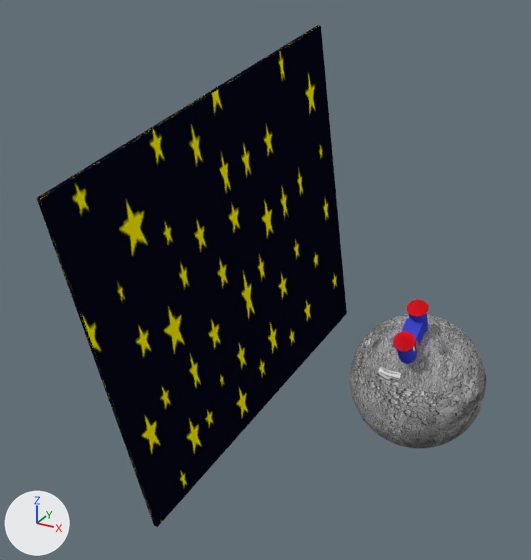
Before and after pictures for a commit that changed the Blender file maanluftkasteel.blend.
Camera for both pictures: a 50 mm lens placed at (4.35, -15.12, 12.46), pointed at (-4.39, 0.77, 4.51). The lights are fixed; the arrows at lower left show +X, +Y and +Z.
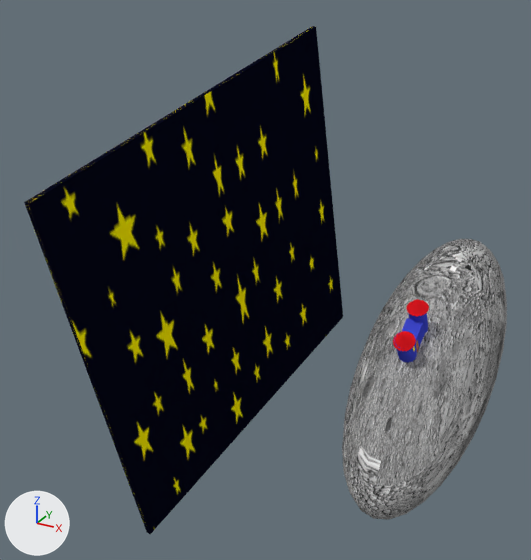
The change, as a list of edits to the scene's bpy script:
```text
Change ob_cube_001:
    ob_cube_001.location: (-5.79, 2.11, 4.14) -> (-5.79, 1.78, 4.14)
Change ob_sphere:
    ob_sphere.location: (-0.06, 0.89, 2.61) -> (0.04, 1.59, 2.84)
    ob_sphere.rotation_euler: (0.0, 0.0, 0.0) -> (0.36, 0.00942, 0.0449)  # degrees (0, 0, 0) -> degrees (21, 0.5, 2.6)
    ob_sphere.scale: (1.7, 1.7, 1.7) -> (1.7, 4.65, 1.7)
```

Location of each change, (x1, y1, x2, y2) in pixels of the pictures (531 x 560 px):
'Cube.001', moved: before (37, 25, 347, 527); after (24, 26, 343, 534)
'Sphere', moved, turned, rescaled: before (350, 314, 486, 448); after (342, 239, 507, 520)
